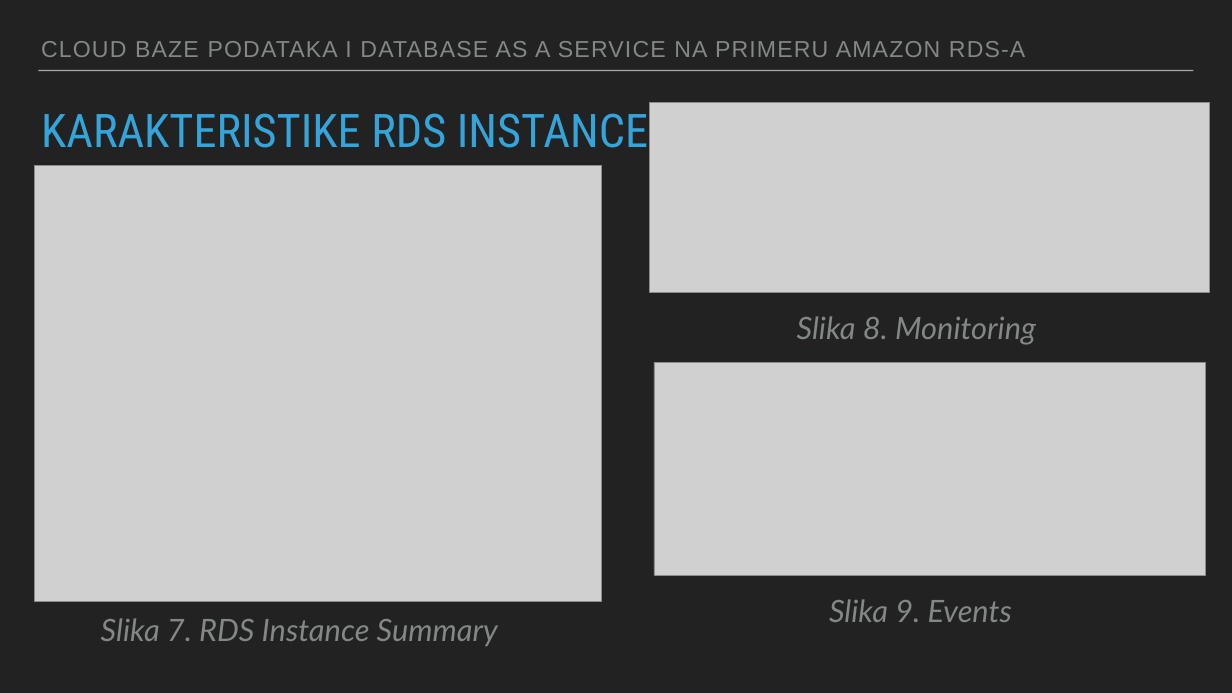
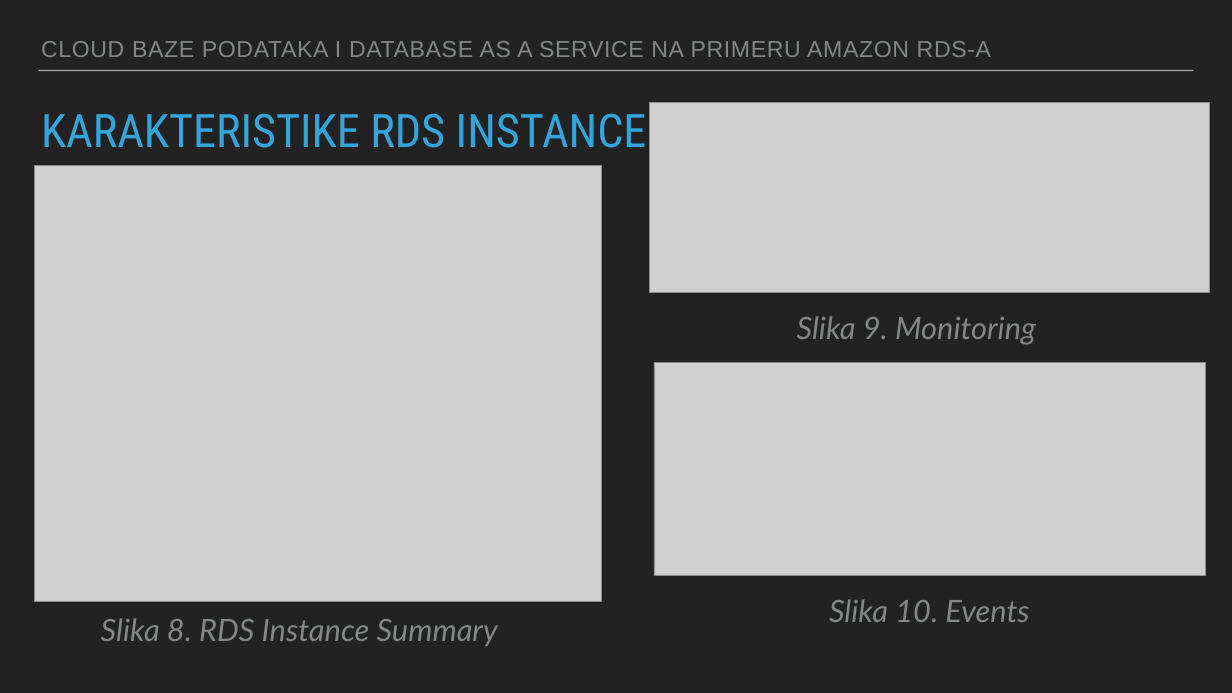
Before and after one commit to svetlanamancic/Amazon-RDS---Cloud-Databases-And-Database-as-a-Service-, a slide deck: slide 12 of Cloud baze podataka i database as a service na primeru Amazon RDS-a.pptx. Drawn at 1232x693 pixels with LibreOffice and Linux fonts; fonts in the diff are those of the drawing; grey boxes stand for pictures. Boxes give left, top, right and bottom in pixels: in the first picture for what was removed or moved away, otherwise in the second. Text is boxed around its words. In the diff, an @@ line names an element or a change of style, - is before the commit and + after.

```diff
--- a/Cloud baze podataka i database as a service na primeru Amazon RDS-a.pptx
+++ b/Cloud baze podataka i database as a service na primeru Amazon RDS-a.pptx
@@ text "CLOUD BAZE PODATAKA I DATABASE ..." at box(41, 41, 991, 57): letter spacing 1.8 to 1 pt @@
@@ title "KARAKTERISTIKE RDS INSTANCE" at box(41, 113, 647, 148): size 72.2 to 72 pt @@
@@ text at box(797, 316, 1036, 345): text changed @@
-Slika 8. Monitoring
+Slika 9. Monitoring
@@ text at box(829, 599, 1029, 622): text changed @@
-Slika 9. Events
+Slika 10. Events
@@ text at box(101, 618, 498, 646): text changed @@
-Slika 7. RDS Instance Summary
+Slika 8. RDS Instance Summary
```
Also in this commit, not shown: 15 other slides changed, 2 other files.
